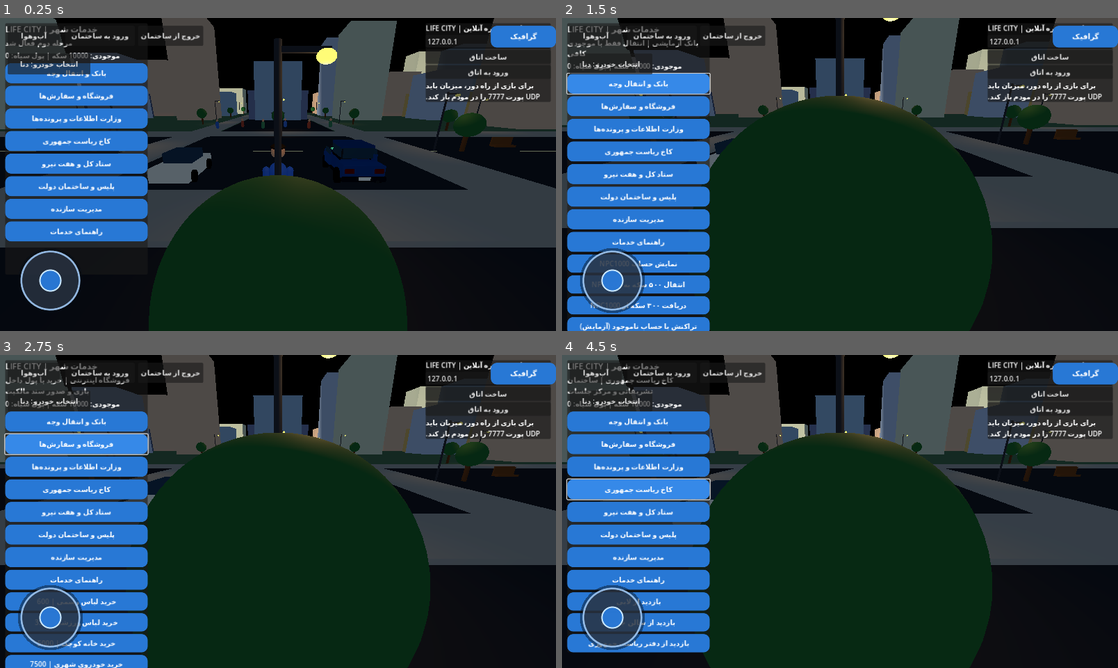
Above: before the commit, frames 1-4 (two rows, left to right).
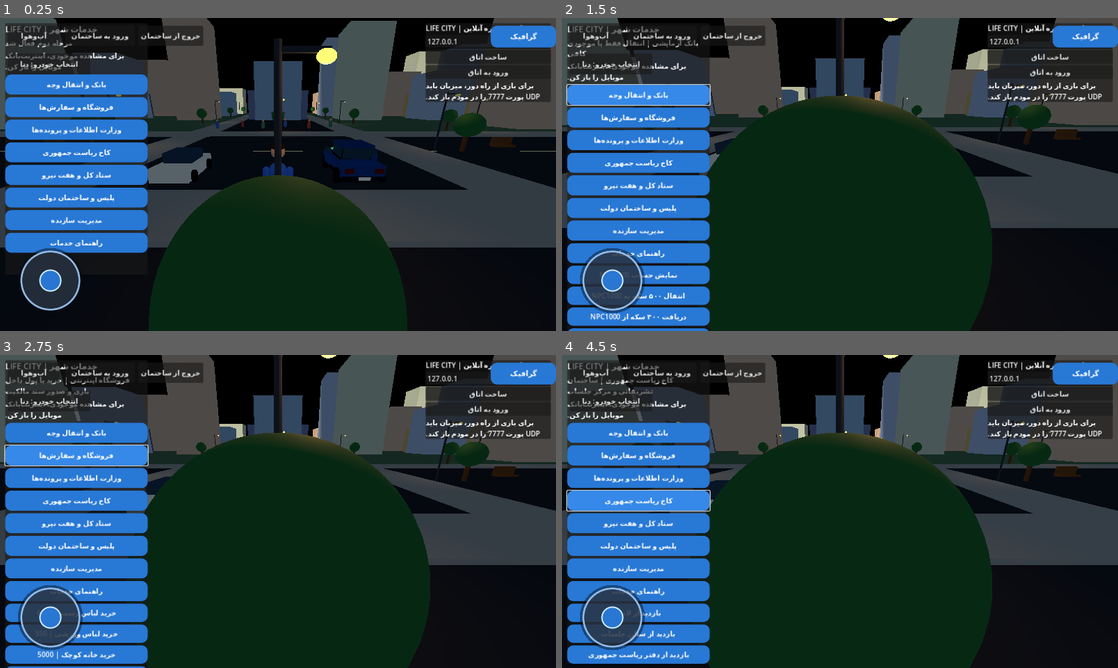
Above: after the commit, the same moments.

Repository: LifeCity2026Game/CITY
Game: Godot game, scene res://scenes/main.tscn
The game is run twice, just before and just after one commit, with the same random seed, the same clock (stepped at 60 frames per second) and the same inputs.
Inputs:
- Up to frame 1 (0.25 s): no input
- Up to frame 2 (1.5 s): click "بانک و انتقال وجه" at 0.5 s; click "بانک و انتقال وجه" at 1.25 s
- Up to frame 3 (2.75 s): click "فروشگاه و سفارش‌ها" at 2 s
- Up to frame 4 (4.5 s): click "وزارت اطلاعات و پرونده‌ها" at 2.75 s; click "فروشگاه و سفارش‌ها" at 3.5 s; click "کاخ ریاست جمهوری" at 4.25 s

The runs differ from the first frame. In frame 1, 6.6% of the frame differs, in the area x 0-27%, y 10-76%; in frame 2, 8.1%; in frame 3, 8.1%; in frame 4, 8.4%, in the area x 0-27%, y 14-99%.

Commit message:
Remove black money and hide balance from main service panel

Diff:
--- a/scripts/city_stage2.gd
+++ b/scripts/city_stage2.gd
@@ -3,7 +3,6 @@
 # LIFE CITY Stage 2: playable prototype systems.
 # All balances are fictional and local to this game build.
 var player_balance: int = 10000
-var player_black_money: int = 0
 var selected_account: String = "NPC1000"
 var notice: String = "مرحله دوم فعال شد"
 var npc_accounts: Dictionary = {}
@@ -130,11 +129,7 @@
 
 func _refresh() -> void:
 	status_label.text = notice
-	var visible_balance := player_balance
-	if ownership_ledger:
-		var peer_id := multiplayer.get_unique_id() if multiplayer.has_multiplayer_peer() else 1
-		visible_balance = ownership_ledger.get_balance(peer_id)
-	details_label.text = "موجودی: %d سکه | پول سیاه: %d" % [visible_balance, player_black_money]
+	details_label.text = "برای مشاهده موجودی، اینترنت‌بانک موبایل را باز کن."
 
 func _on_action(action: String, arg: String = "") -> void:
 	var private_areas := {
@@ -258,14 +253,11 @@
 			notice = "وزارت اطلاعات | پرونده‌های کاملاً خیالی"
 			_add_action_button("ثبت گزارش مالی مشکوک", "report")
 			_add_action_button("نمایش پرونده‌ها", "reports")
-			_add_action_button("نمایش پول سیاه آزمایشی", "black")
 		"report":
 			reports.append("گزارش مالی شماره " + str(reports.size() + 1) + " | نیازمند بررسی")
 			notice = "گزارش ثبت شد؛ هنوز حکم یا اتهامی صادر نشده است"
 		"reports":
 			notice = "پرونده‌ها: " + str(reports)
-		"black":
-			notice = "پول سیاه صرفاً امتیاز داستانی و جدا از موجودی بانکی است: %d" % player_black_money
 		"palace":
 			notice = "کاخ ریاست جمهوری | ساختمان تشریفاتی و مرکز جلسات"
 			_add_action_button("بازدید از لابی", "place", "لابی کاخ")
